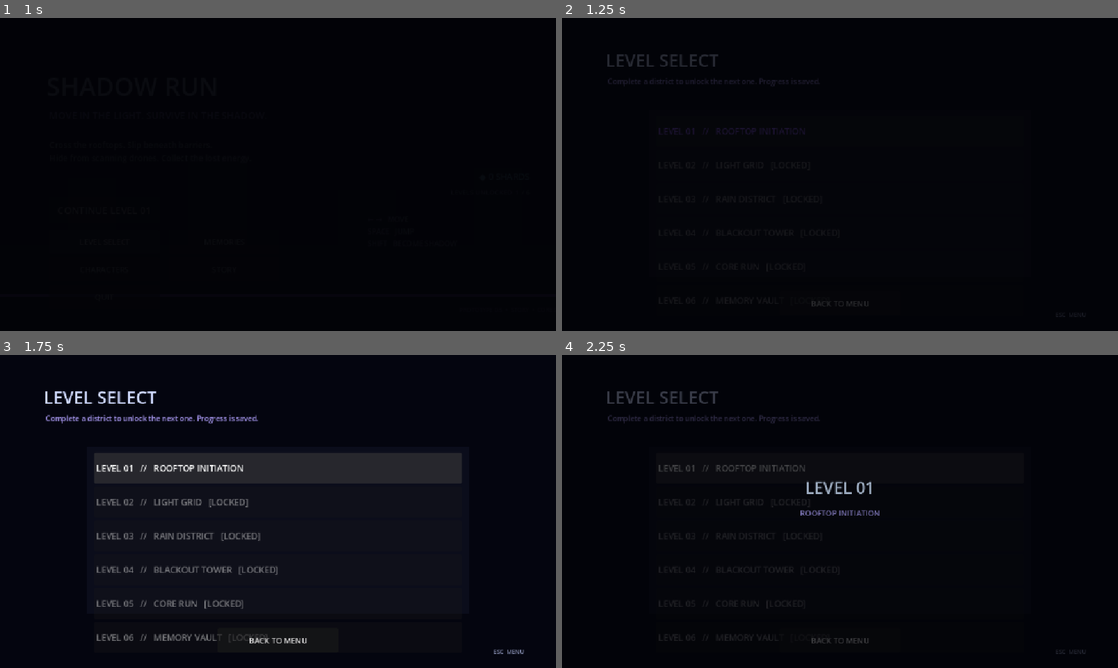
Above: before the commit, frames 1-4 (two rows, left to right).
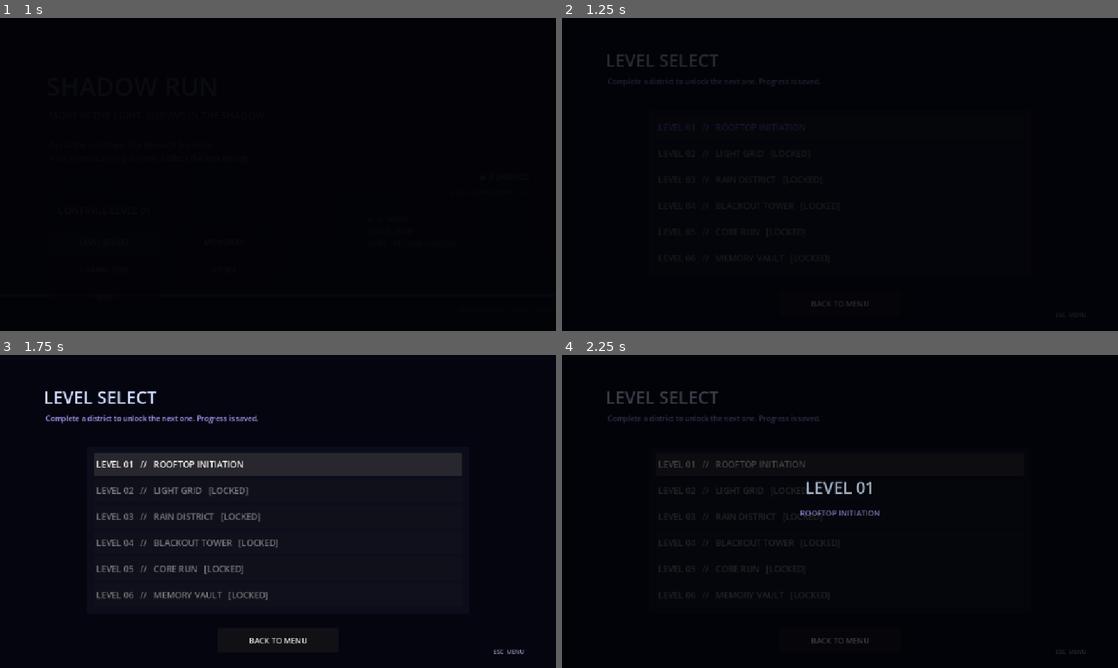
Above: after the commit, the same moments.

Repository: Yass29/shadow-run
Game: Godot game, scene res://main_menu.tscn
The game is run twice, just before and just after one commit, with the same random seed, the same clock (stepped at 60 frames per second) and the same inputs.
Inputs:
- Up to frame 1 (1 s): click "LEVEL SELECT" at 0.5 s
- Up to frame 2 (1.25 s): no input
- Up to frame 3 (1.75 s): click "LEVEL 01 // ROOFTOP INITIATION" at 1.25 s
- Up to frame 4 (2.25 s): click "LEVEL 01 // ROOFTOP INITIATION" at 2 s

Frame 1 is identical in both runs. In frame 2, 0.2% of the frame differs, in the area x 17-44%, y 33-38%; in frame 3, 4.0%, in the area x 17-83%, y 33-92%; in frame 4, 0.6%.

Commit message:
Fit six levels cleanly in level select

Diff:
--- a/level_select.gd
+++ b/level_select.gd
@@ -21,7 +21,7 @@
 
 	for data in LEVELS:
 		var row := Button.new()
-		row.custom_minimum_size = Vector2(760, 64)
+		row.custom_minimum_size = Vector2(760, 48)
 		var unlocked := int(data["number"]) <= GameState.max_unlocked_level
 		row.disabled = not unlocked
 		var grade := str(GameState.best_grades.get(str(data["number"]), ""))
